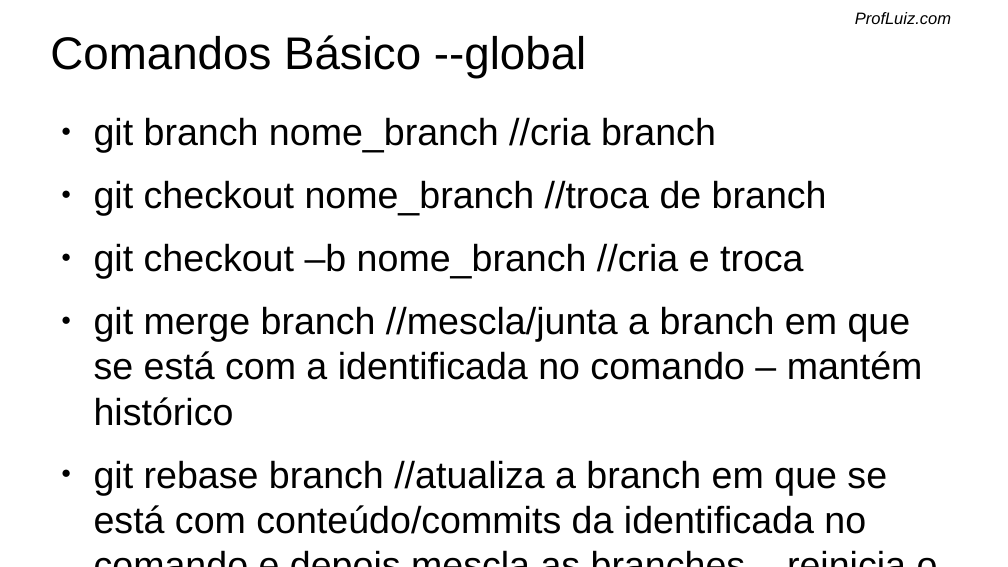
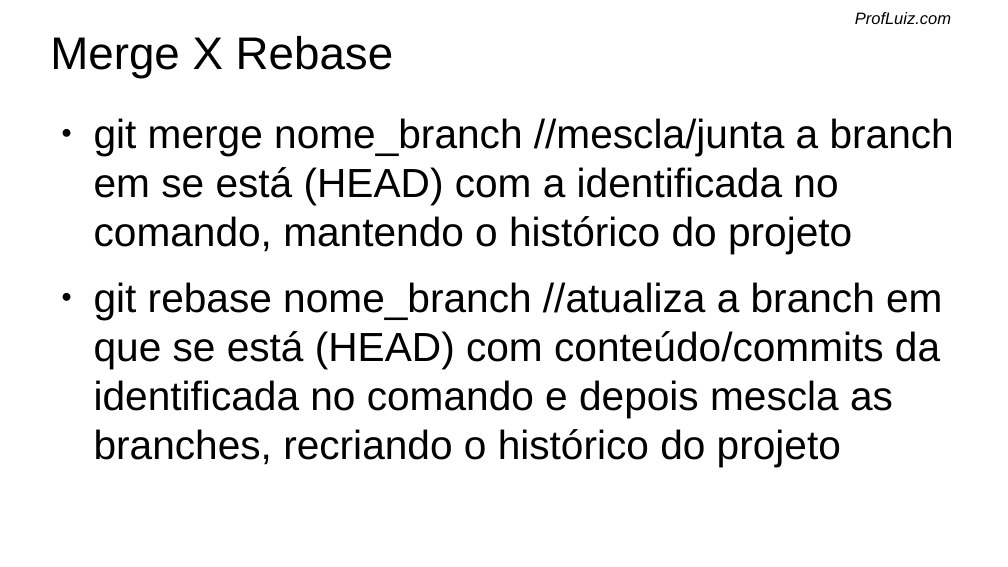
Before and after one commit to SenacSCST5/testes, a slide deck: slide 8 of git.odp. Drawn at 1008x567 pixels with LibreOffice and Linux fonts; fonts in the diff are those of the drawing; background and template pictures are left out. Boxes give left, top, right and bottom in pixels: in the first picture for what was removed or moved away, otherwise in the second. Text is boxed around its words. In the diff, an @@ line names an element or a change of style, - is before the commit and + after.

```diff
--- a/git.odp
+++ b/git.odp
@@ title at (50, 36, 394, 78): text changed @@
-Comandos Básico --global
+Merge X Rebase
@@ text at (94, 118, 954, 466): text changed; size 29.6 to 32 pt @@
-● git branch nome_branch //cria branch
-● git checkout nome_branch //troca de branch
-● git checkout –b nome_branch //cria e troca
-● git merge branch //mescla/junta a branch em que se está com a identificada no comando – mantém histórico
-● git rebase branch //atualiza a branch em que se está com conteúdo/commits da identificada no comando e depois mescla as branches – reinicia o histórico
+● git merge nome_branch //mescla/junta a branch em se está (HEAD) com a identificada no comando, mantendo o histórico do projeto
+● git rebase nome_branch //atualiza a branch em que se está (HEAD) com conteúdo/commits da identificada no comando e depois mescla as branches, recriando o histórico do projeto
```
Also in this commit, not shown: 6 other slides changed, 3 slides added, 11 slides removed.
